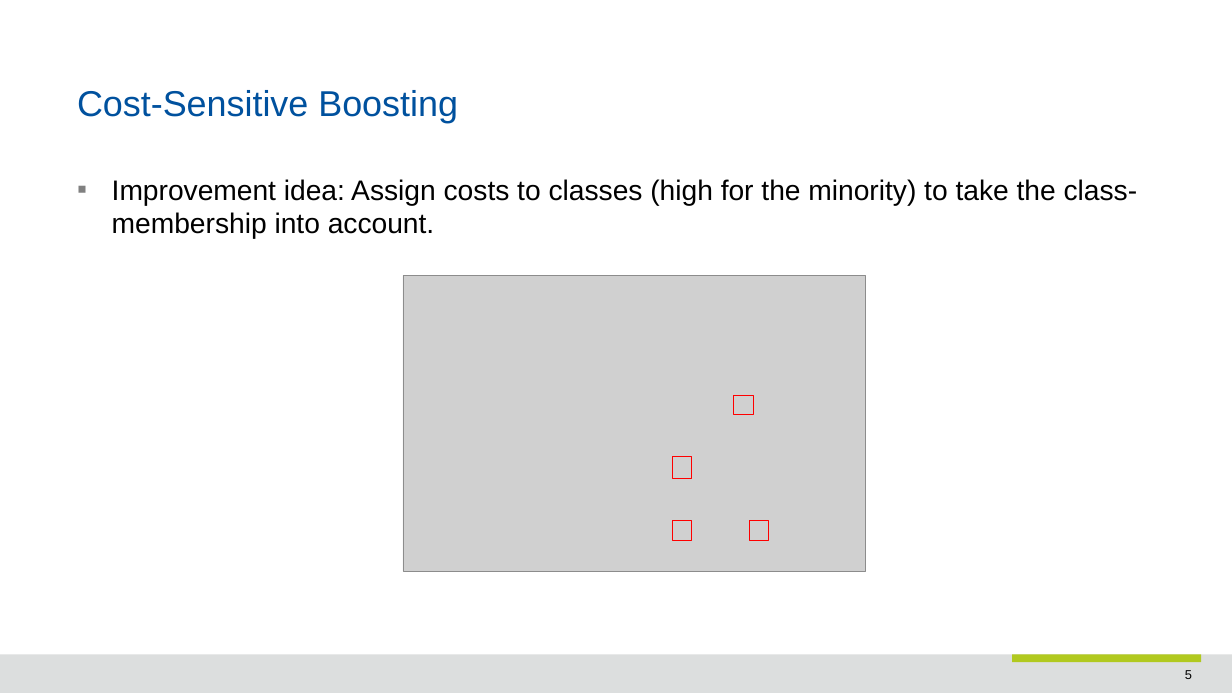
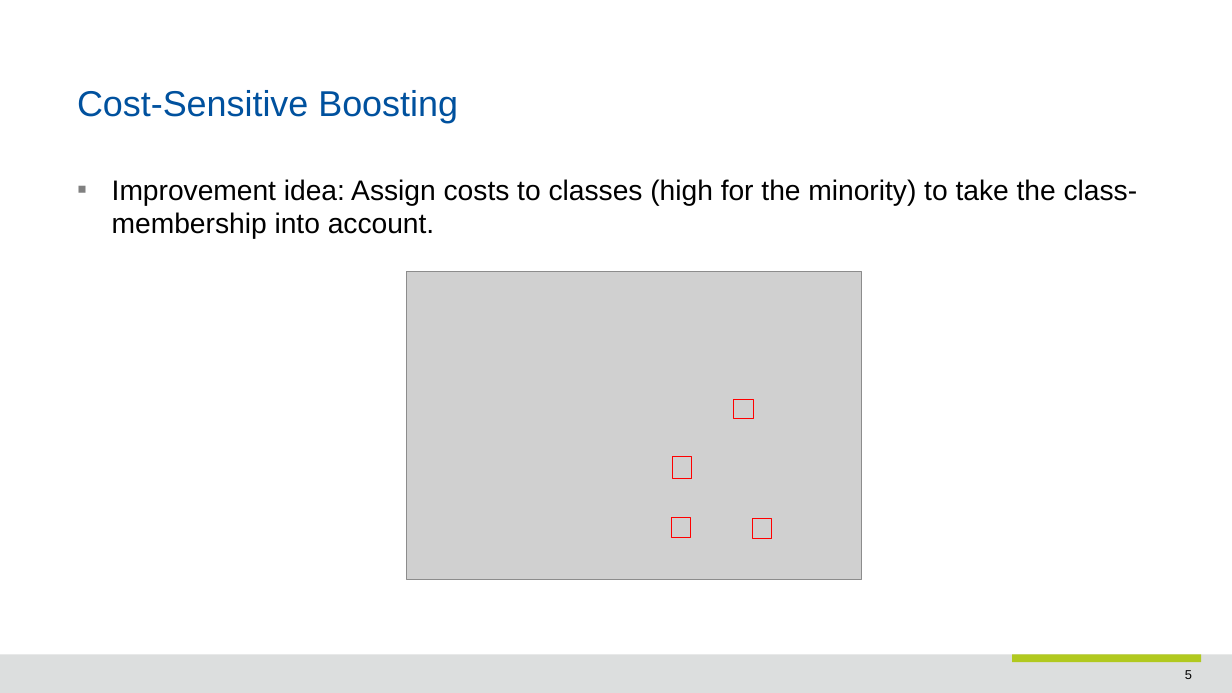
Before and after one commit to hussainkanafani/cost-sensitive-boosting, a slide deck: slide 5 of presentations/Final Presentation.pptx. Drawn at 1232x693 pixels with LibreOffice and Linux fonts; fonts in the diff are those of the drawing; grey boxes stand for pictures; background and template pictures are left out. Boxes give left, top, right and bottom in pixels: in the first picture for what was removed or moved away, otherwise in the second. Text is boxed around its words. In the diff, an @@ line names an element or a change of style, - is before the commit and + after.

```diff
--- a/presentations/Final Presentation.pptx
+++ b/presentations/Final Presentation.pptx
@@ picture resized from (x1=403, y1=275, x2=866, y2=571) to (x1=407, y1=272, x2=861, y2=580) @@
@@ rectangle moved from (x1=734, y1=396, x2=753, y2=415) to (x1=734, y1=399, x2=753, y2=419) @@
@@ rectangle moved from (x1=672, y1=521, x2=691, y2=541) to (x1=671, y1=518, x2=690, y2=537) @@
```
Also in this commit, not shown: 2 other slides changed, 1 other file.
